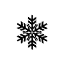
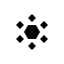
The second 64 × 64 image is a revision of the first. Changes to its layers:
added layer "snowflake branches" above "snowflake main" over [left=16, top=14, right=48, bottom=50]
added layer "snowflake main" above "snowflake" over [left=24, top=25, right=40, bottom=39]
hid "snowflake" over [left=16, top=14, right=48, bottom=50]
